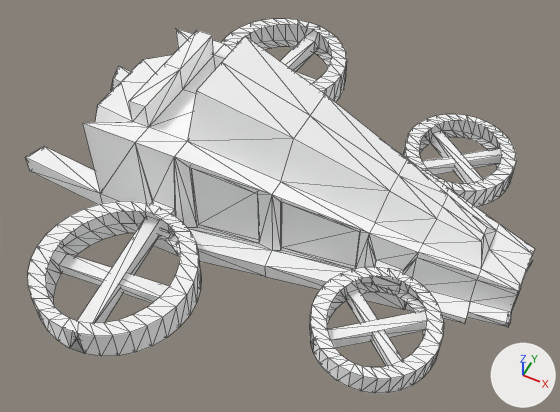
Two versions of the glTF model assets/car2.glb, one commit apart.
Before and after are seen from a camera (50 mm lens) standing at (4.62, -8.53, 10.7) and looking at (0.67, -0.64, 0.84). The axes (+X, +Y, +Z) are drawn at lower right. The lights are the same throughout. Mesh edges are drawn as thin lines. Where no turn or scale is listed for an object, it has been applied to the vertices.

The scene before the commit, as lines of its bpy script (objects in view):
```python
ob_cube = bpy.data.objects.new('Cube', me_cube)
ob_cube.location = (0.0, 0.0, 1.0)
```
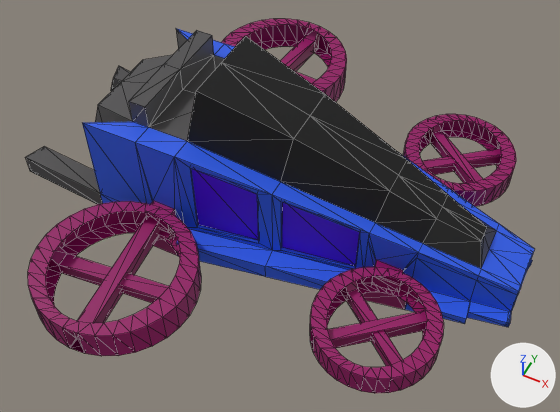
Commit message: car2 no color fix

Pixel boxes (x1, y1, x2, y2) of what changed, in the pictures (560 x 412 px):
'Cube', recoloured, surface changed: (25, 19, 534, 393) in both

What changed in the scene script:
```text
Change mat_material_005:
    mat_material_005.metallic: 1.0 -> 0.0
    mat_material_005.roughness: 1.0 -> 0.5
    mat_material_005.base_color: (1.0, 1.0, 1.0) -> (0.288, 0.0, 0.12)  # white #ffffff -> purple #920061
Change mat_material_001:
    mat_material_001.metallic: 1.0 -> 0.0
    mat_material_001.roughness: 1.0 -> 0.5
    mat_material_001.base_color: (1.0, 1.0, 1.0) -> (0.0, 0.0, 0.0)  # white #ffffff -> black #000000
Change mat_material_002:
    mat_material_002.metallic: 1.0 -> 0.0
    mat_material_002.roughness: 1.0 -> 0.5
    mat_material_002.base_color: (1.0, 1.0, 1.0) -> (0.0227, 0.105, 0.8)  # white #ffffff -> blue #2a5be7
Change mat_material_003:
    mat_material_003.metallic: 1.0 -> 0.0
    mat_material_003.roughness: 1.0 -> 0.5
    mat_material_003.base_color: (1.0, 1.0, 1.0) -> (0.0766, 0.0737, 0.0758)  # white #ffffff -> dark grey #4e4d4e
Change mat_material_004:
    mat_material_004.metallic: 1.0 -> 0.0
    mat_material_004.roughness: 1.0 -> 0.5
    mat_material_004.base_color: (1.0, 1.0, 1.0) -> (0.0648, 0.0, 0.8)  # white #ffffff -> purple #4800e7
Change mat_material_006:
    mat_material_006.metallic: 1.0 -> 0.0
    mat_material_006.roughness: 1.0 -> 0.5
    mat_material_006.base_color: (1.0, 1.0, 1.0) -> (0.8, 0.00239, 0.0)  # white #ffffff -> red #e70800
Change mat_material_007:
    mat_material_007.metallic: 1.0 -> 0.0
    mat_material_007.roughness: 1.0 -> 0.5
```
